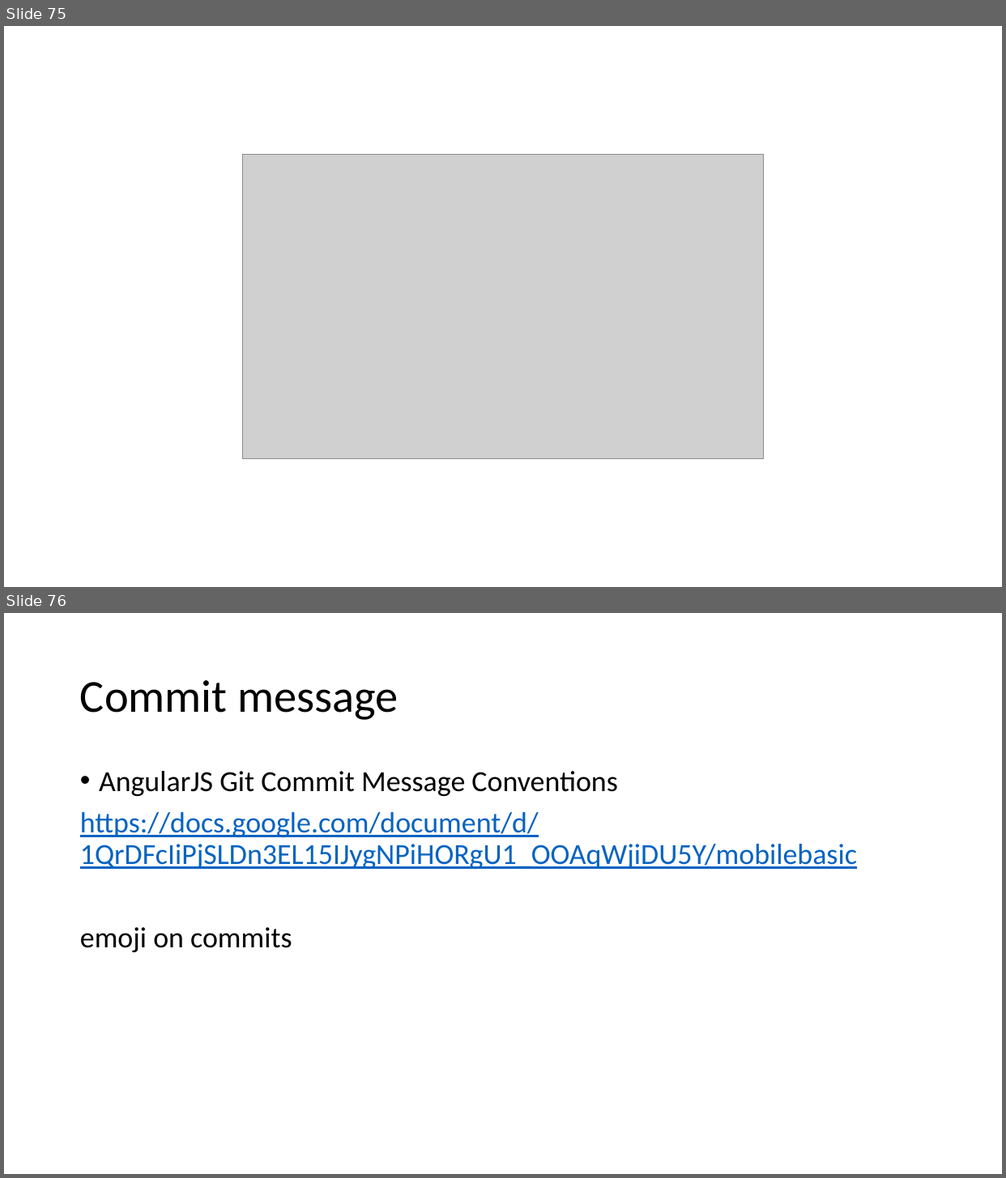
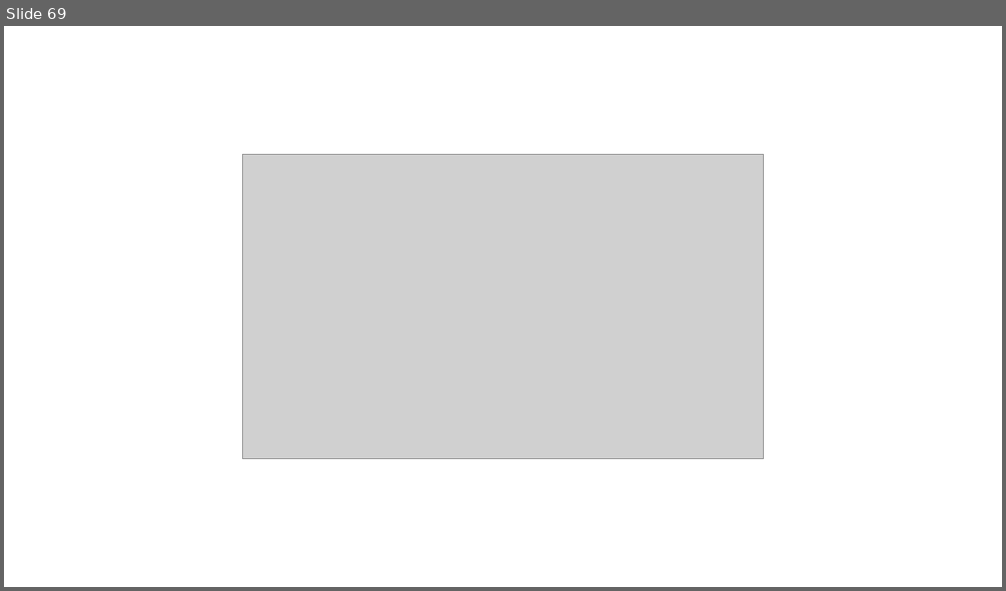
Before and after one commit to dzmitry-varabei/front-end-course, a slide deck: git-commit-code-review/Presentation1.pptx. Shown one above the other, each under a label of ours: slides 75 and 76 before the commit, slide 69 after it. The pictures are 1006x1178 and 1006x591 pixels, drawn with LibreOffice and Linux fonts; fonts in the diff are those of the drawing; grey boxes stand for pictures. Boxes give left, top, right and bottom in pixels: in the first picture for what was removed or moved away, otherwise in the second. Text is boxed around its words. In the diff, an @@ line names an element or a change of style, - is before the commit and + after.

```diff
--- a/git-commit-code-review/Presentation1.pptx
+++ b/git-commit-code-review/Presentation1.pptx
@@ slide 76 removed at bbox=[4, 613, 1002, 1174], background #FFFFFF @@
@@ title removed at bbox=[80, 680, 398, 720] @@
-Commit message
@@ text removed at bbox=[80, 771, 857, 952] @@
-• AngularJS Git Commit Message Conventions
-https://docs.google.com/document/d/1QrDFcIiPjSLDn3EL15IJygNPiHORgU1_OOAqWjiDU5Y/mobilebasic
-emoji on commits
@@ what was slide 75 is now slide 69 @@
```
Also in this commit, not shown: 17 slides changed, 7 other slides removed, 1 other file.
